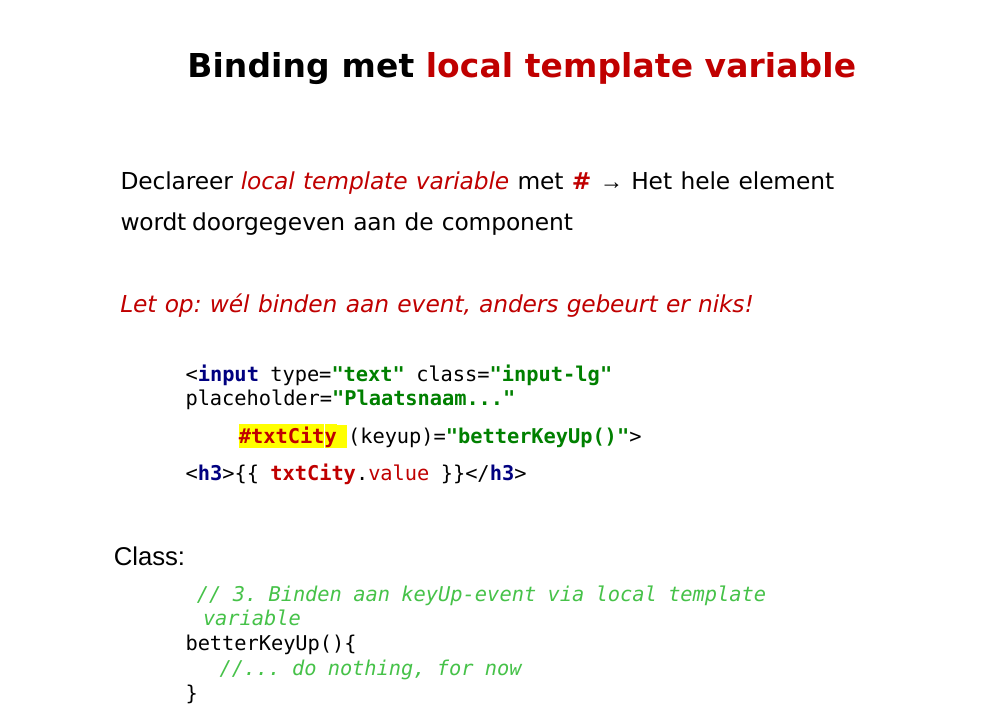
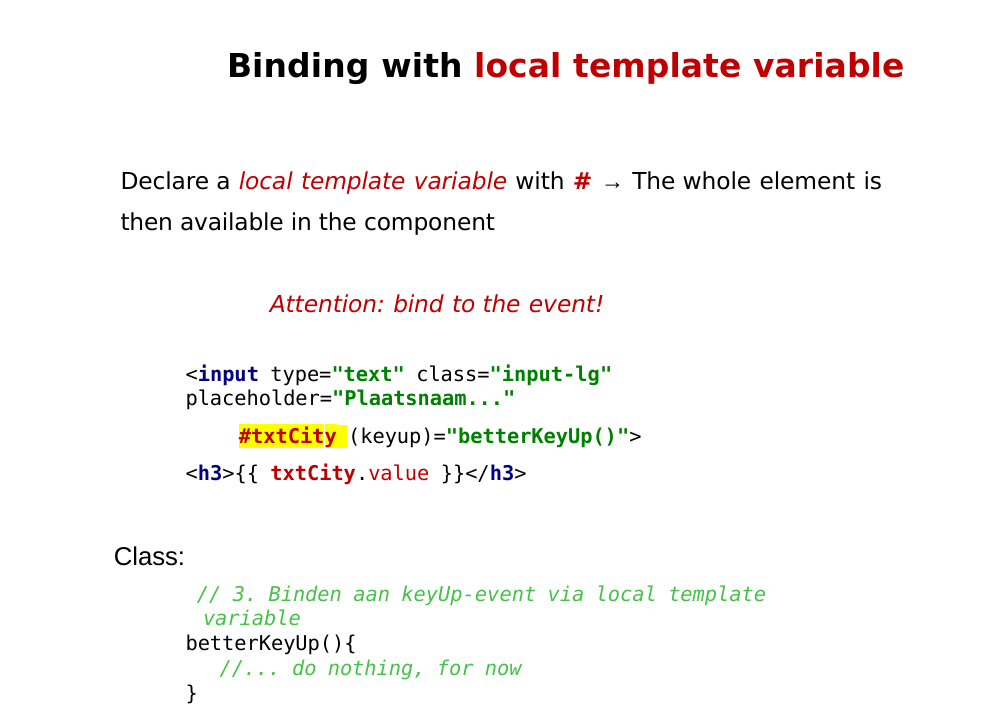
Before and after one commit to petereijgermans11/workshop-angular10, a slide deck: slide 23 of PPT/02- Angular Databinding.pptx. Drawn at 1008x713 pixels with LibreOffice and Linux fonts; fonts in the diff are those of the drawing. Boxes give left, top, right and bottom in pixels: in the first picture for what was removed or moved away, otherwise in the second. Text is boxed around its words. In the diff, an @@ line names an element or a change of style, - is before the commit and + after.

```diff
--- a/PPT/02- Angular Databinding.pptx
+++ b/PPT/02- Angular Databinding.pptx
@@ title at (227, 52, 904, 84): text changed @@
-Binding met local template variable
+Binding with local template variable
@@ text at (121, 171, 882, 235): text changed @@
-Declareer local template variable met # → Het hele element wordt doorgegeven aan de component
+Declare a local template variable with # → The whole element is then available in the component
@@ text at (270, 294, 605, 313): text changed @@
-Let op: wél binden aan event, anders gebeurt er niks!
+Attention: bind to the event!
```
Also in this commit, not shown: 34 other slides changed, 1 slide added, 4 slides removed, 7 other files.
